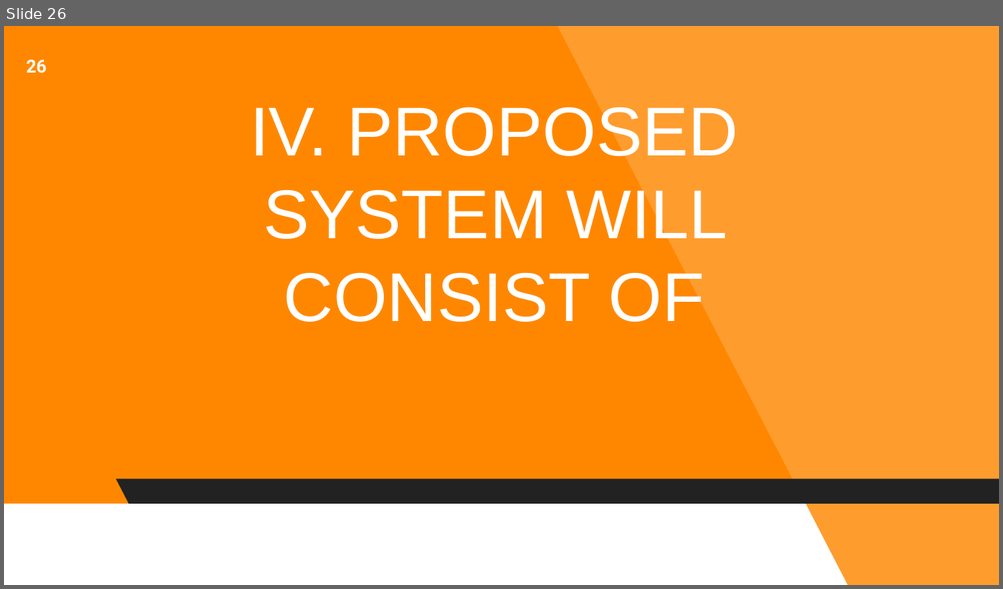
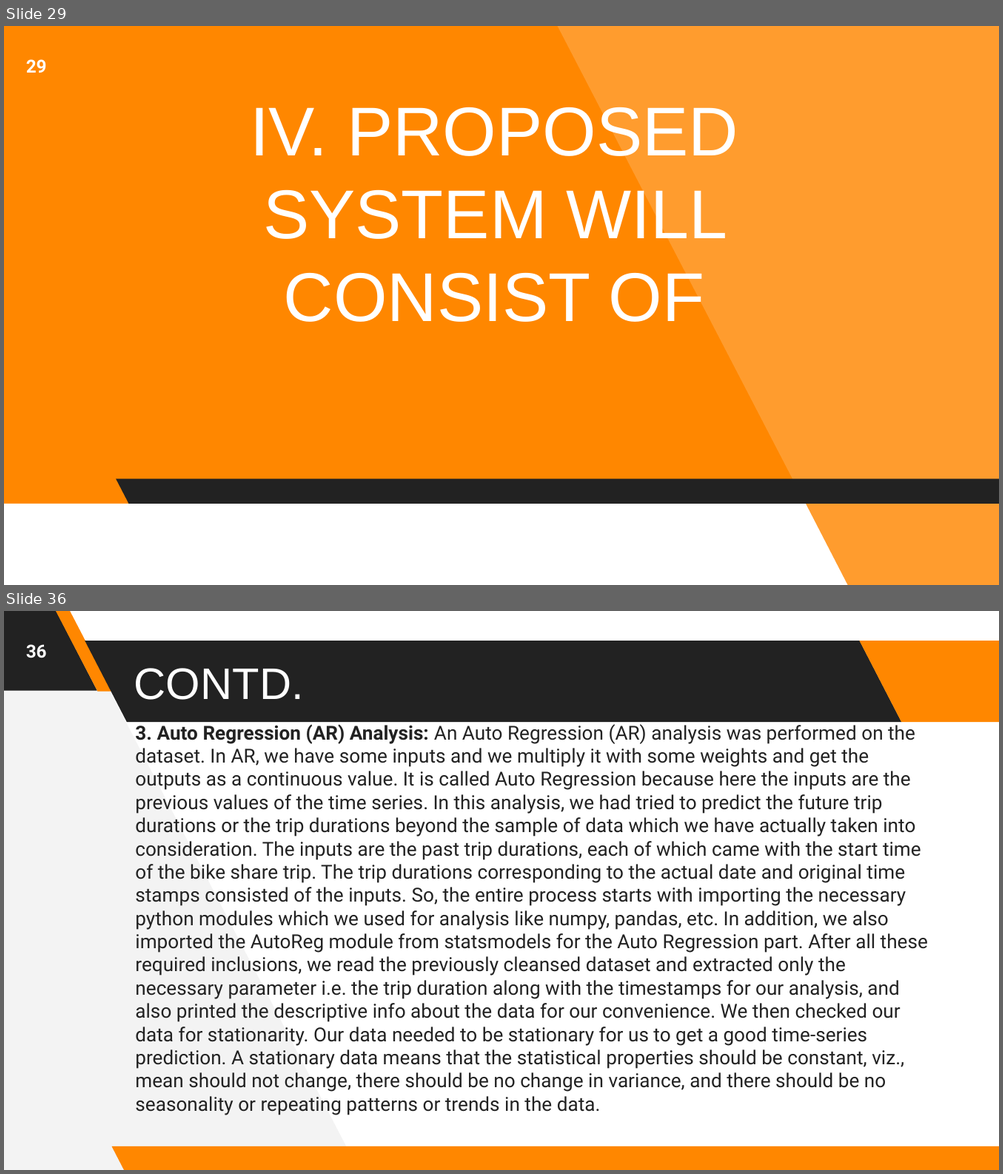
Before and after one commit to astrodestroyergithub/Divvy-Bike-Share, a slide deck: PPTS/19BCE1156_Tamojit_Roy_Capstone_Project_B.Tech_CSE_2019-23_Review-2.pptx. Shown one above the other, each under a label of ours: slide 26 before the commit, slides 29 and 36 after it; the slides between them are not shown. The pictures are 1003x589 and 1003x1174 pixels, drawn with LibreOffice and Linux fonts; fonts in the diff are those of the drawing. Boxes give left, top, right and bottom in pixels: in the first picture for what was removed or moved away, otherwise in the second. Text is boxed around its words. In the diff, an @@ line names an element or a change of style, - is before the commit and + after.

```diff
--- a/PPTS/19BCE1156_Tamojit_Roy_Capstone_Project_B.Tech_CSE_2019-23_Review-2.pptx
+++ b/PPTS/19BCE1156_Tamojit_Roy_Capstone_Project_B.Tech_CSE_2019-23_Review-2.pptx
@@ slide 36 added at (4,611,999,1170), background #FFFFFF @@
@@ page number added at (26,644,47,658), 13 pt, text #FFFFFF, bold @@
+36
@@ title added at (134,668,304,700), 32 pt, text #FFFFFF @@
+CONTD.
@@ text added at (135,722,928,1116), 14 pt, text #222222 @@
+3. Auto Regression (AR) Analysis: An Auto Regression (AR) analysis was performed on the dataset. In AR, we have some inputs and we multiply it with some weights and get the outputs as a continuous value. It is called Auto Regression because here the inputs are the previous values of the time series. In this analysis, we had tried to predict the future trip durations or the trip durations beyond the sample of data which we have actually taken into consideration. The inputs are the past trip durations, each of which came with the start time of the bike share trip. The trip durations corresponding to the actual date and original time stamps consisted of the inputs. So, the entire process starts with importing the necessary python modules which we used for analysis like numpy, pandas, etc. In addition, we also imported the AutoReg module from statsmodels for the Auto Regression part. After all these required inclusions, we read the previously cleansed dataset and extracted only the necessary parameter i.e. the trip duration along with the timestamps for our analysis, and also printed the descriptive info about the data for our convenience. We then checked our data for stationarity. Our data needed to be stationary for us to get a good time-series prediction. A stationary data means that the statistical properties should be constant, viz., mean should not change, there should be no change in variance, and there should be no seasonality or repeating patterns or trends in the data.
@@ group added at (4,611,999,1170): 5 parallelograms, 1 freeform shape @@
@@ what was slide 26 is now slide 29 @@
@@ page number at (26,59,47,73): text changed @@
-26
+29
```
Also in this commit, not shown: 18 slides changed, 31 other slides added, 3 slides removed, 1 other file.
